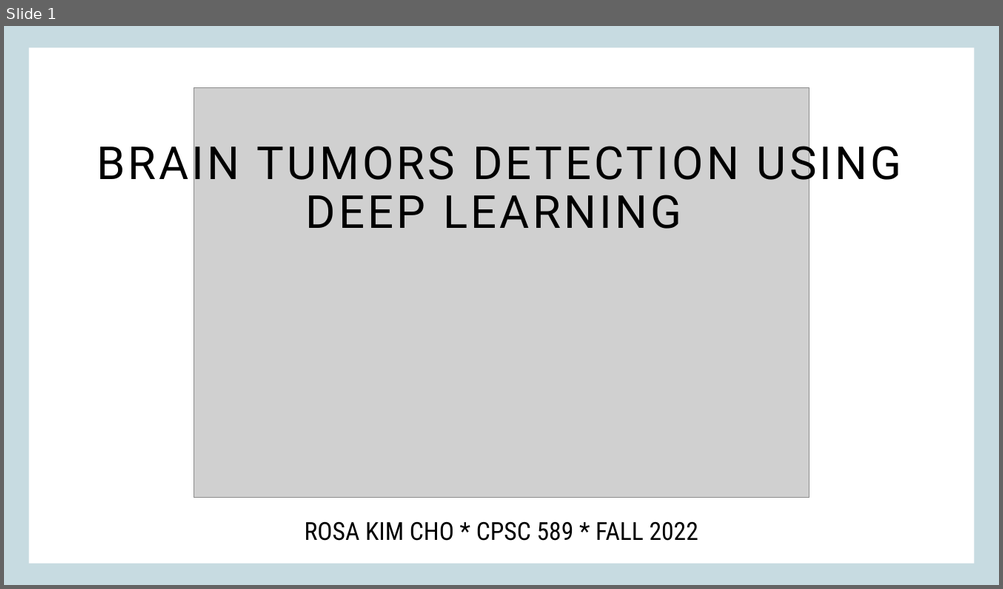
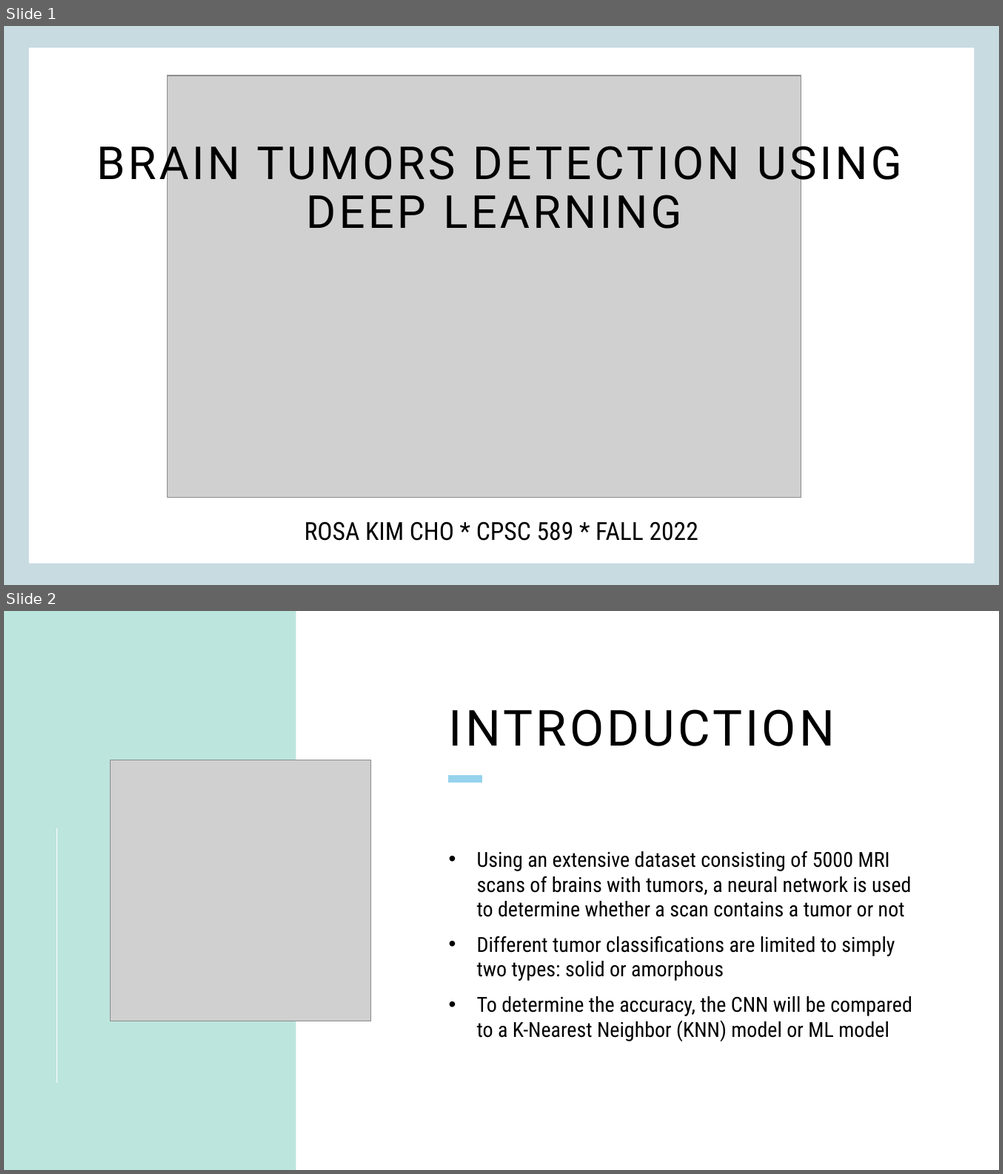
Before and after one commit to rkcho317/projcerebro, a slide deck: Presentation2.pptx. Shown one above the other, each under a label of ours: slide 1 before the commit, slides 1 and 2 after it. The pictures are 1003x589 and 1003x1174 pixels, drawn with LibreOffice and Linux fonts; fonts in the diff are those of the drawing; grey boxes stand for pictures. Boxes give left, top, right and bottom in pixels: in the first picture for what was removed or moved away, otherwise in the second. Text is boxed around its words. In the diff, an @@ line names an element or a change of style, - is before the commit and + after.

```diff
--- a/Presentation2.pptx
+++ b/Presentation2.pptx
@@ slide 2 added at (4,611,999,1170), background #BCE5DD @@
@@ rectangle added at (296,611,999,1170), fill #FFFFFF @@
@@ title added at (449,709,834,746), 48 pt, text #000000 @@
+INTRODUCTION
@@ picture added at (110,760,371,1022) @@
@@ line added from (449, 779) to (482, 779), #96D3ED 7 pt @@
@@ line added from (57, 829) to (57, 1083), #96D3ED 1 pt @@
@@ line added from (57, 829) to (57, 1083), #FFFFFF 1 pt @@
@@ text added at (477,851,912,1042), 20 pt, text #000000 @@
+• Using an extensive dataset consisting of 5000 MRI scans of brains with tumors, a neural network is used to determine whether a scan contains a tumor or not
+• Different tumor classifications are limited to simply two types: solid or amorphous
+• To determine the accuracy, the CNN will be compared to a K-Nearest Neighbor (KNN) model or ML model
@@ slide 1 changed as well @@
@@ picture: place and size @@
-picture at (193,88,809,498)
+picture at (168,76,801,497)
```
Also in this commit, not shown: 1 other slide changed, 4 other slides added, 11 slides removed, 8 other files.
